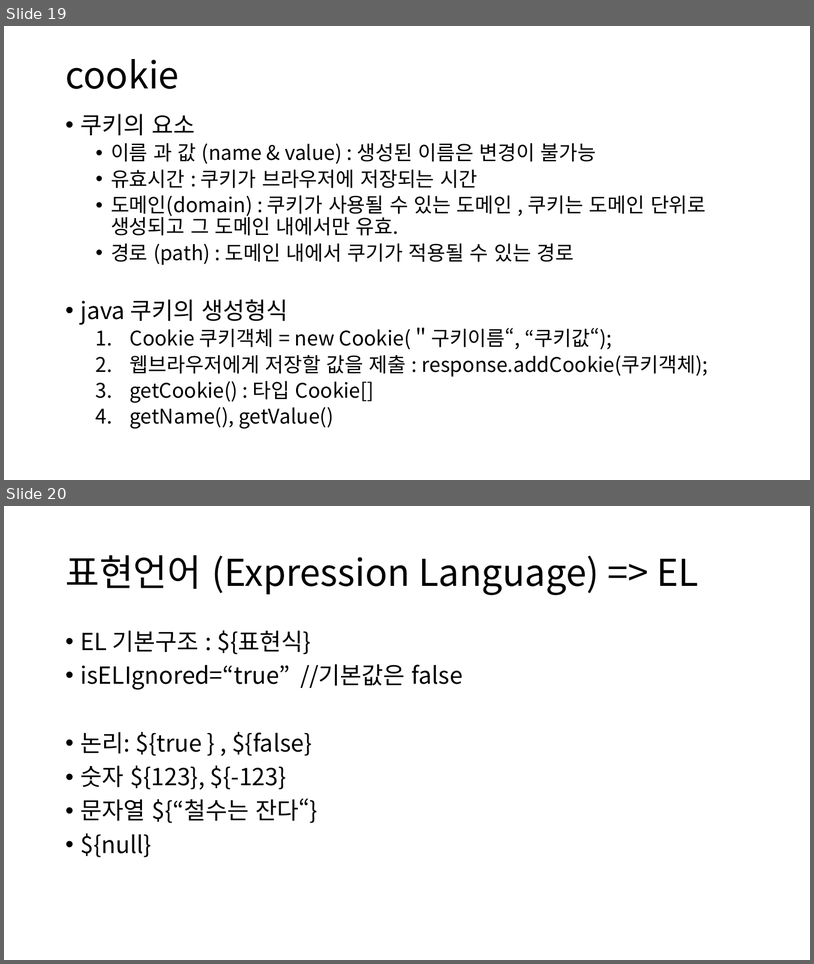
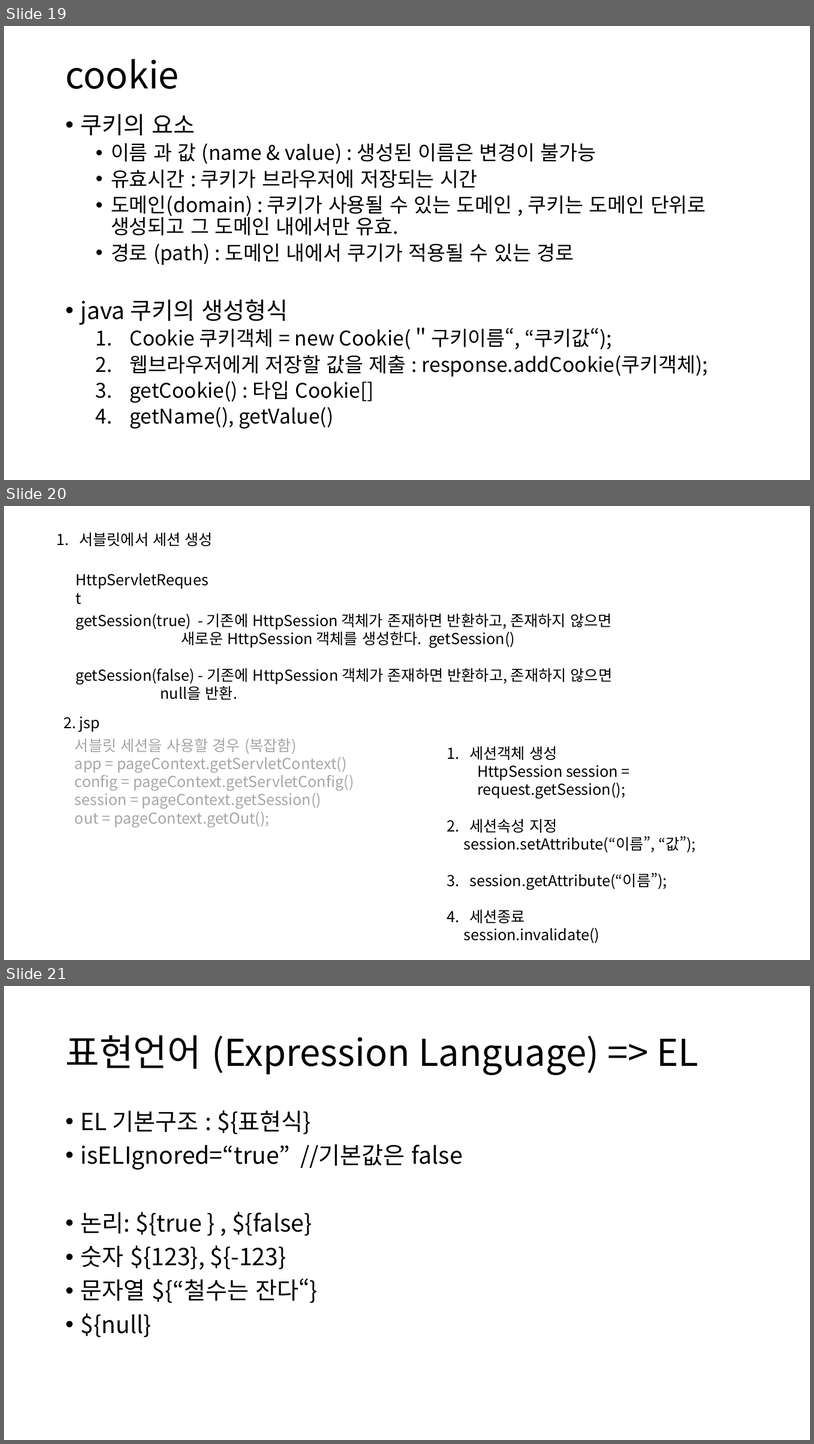
Before and after one commit to ChaeKyungChul/Document.File, a slide deck: 메모장/자바메모/JAVA.JSP/서블릿 & JSP.pptx. Shown one above the other, each under a label of ours: slides 19 and 20 before the commit, slides 19, 20 and 21 after it. The pictures are 814x964 and 814x1444 pixels, drawn with LibreOffice and Linux fonts; fonts in the diff are those of the drawing. Boxes give left, top, right and bottom in pixels: in the first picture for what was removed or moved away, otherwise in the second. Text is boxed around its words. In the diff, an @@ line names an element or a change of style, - is before the commit and + after.

```diff
--- a/메모장/자바메모/JAVA.JSP/서블릿 & JSP.pptx
+++ b/메모장/자바메모/JAVA.JSP/서블릿 & JSP.pptx
@@ slide 20 added at box(4, 506, 810, 960), background #FFFFFF @@
@@ text added at box(79, 532, 213, 546), 18 pt, text #000000 @@
+1. 서블릿에서 세션 생성
@@ text added at box(70, 568, 215, 592), 18 pt, text #000000 @@
+HttpServletRequest
@@ text added at box(75, 613, 613, 700), 18 pt, text #000000 @@
+getSession(true) - 기존에 HttpSession 객체가 존재하면 반환하고, 존재하지 않으면
+새로운 HttpSession 객체를 생성한다. getSession()
+getSession(false) - 기존에 HttpSession 객체가 존재하면 반환하고, 존재하지 않으면
+null을 반환.
@@ text added at box(63, 716, 100, 732), 18 pt, text #000000 @@
+2. jsp
@@ text added at box(75, 738, 354, 827), 18 pt, text #A6A6A6 @@
+서블릿 세션을 사용할 경우 (복잡함)
+app = pageContext.getServletContext()
+config = pageContext.getServletConfig()
+session = pageContext.getSession()
+out = pageContext.getOut();
@@ text added at box(464, 746, 696, 923), 18 pt, text #000000 @@
+1. 세션객체 생성
+  HttpSession session = request.getSession();
+2. 세션속성 지정
+session.setAttribute(“이름”, “값”);
+3. session.getAttribute(“이름”);
+4. 세션종료
+session.invalidate()
@@ what was slide 20 is now slide 21 @@
```
Also in this commit, not shown: 5 other slides added, 1 slide removed, 24 other files.
